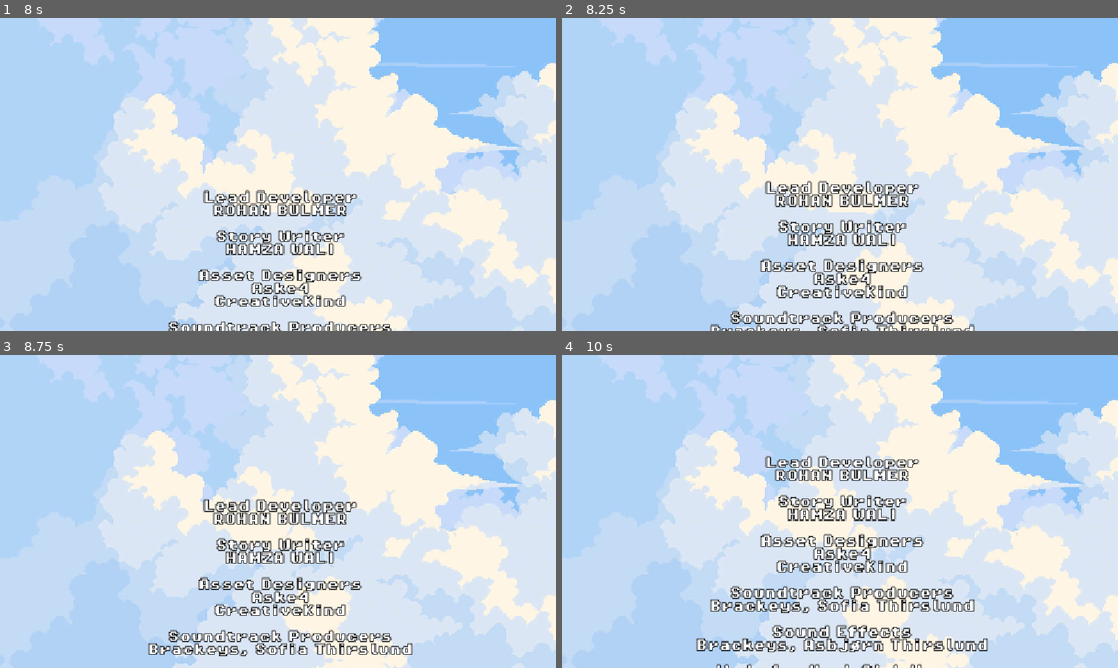
Above: before the commit, frames 1-4 (two rows, left to right).
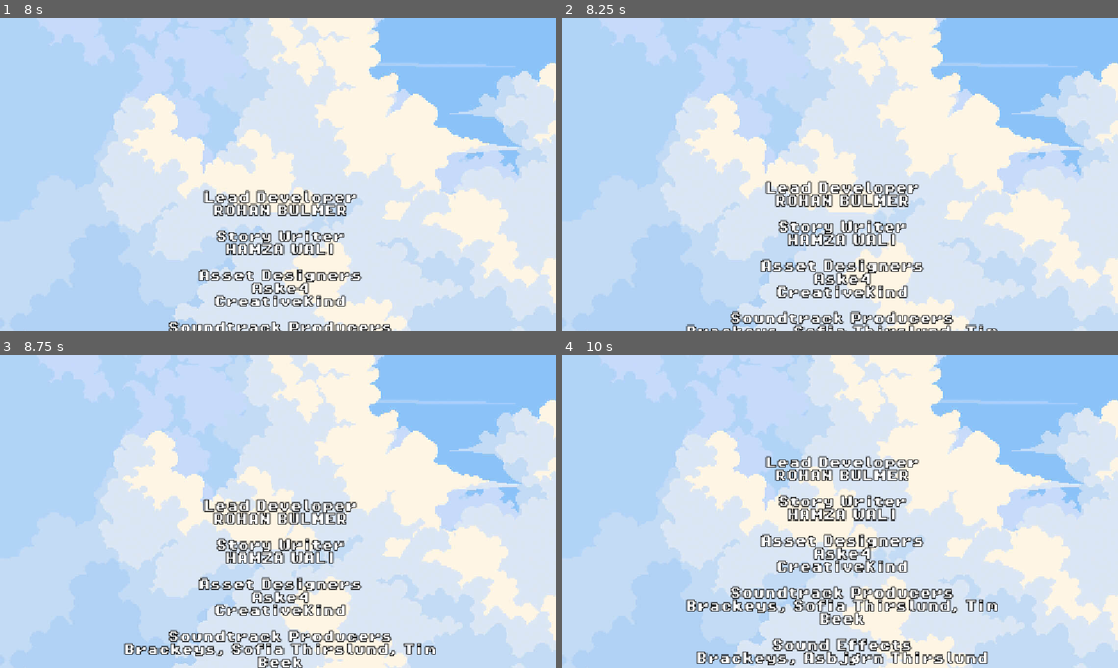
Above: after the commit, the same moments.

Repository: Diode-exe/second-wind
Game: Godot game, scene res://scenes/end_screen.tscn
Same seed, same stepped clock (60 frames per second), same inputs: the game is played once before the commit and once after it. This scene is started directly instead of the project's main scene.
Inputs:
- Up to frame 1 (8 s): tap Enter (ui_accept) at 0.5, 0.77, 1.07, 1.25, 1.52, 1.82, 2.75, 3.02, 3.32, 3.77, 4.07, 4.52, 4.82, 6.02, 6.32, 6.77, 7.07, 7.52, 7.82 s; hold Right (right_arrow) 0.53-2.03 s; tap Space (space) every 1.5 s from 0.6 to 6.6 s; tap T (t_key) every 1.5 s from 1.35 to 7.35 s; tap R (reset) at 2, 3.5 s; hold Left (left_arrow) 2.03-2.78 s; hold Right (right_arrow) 2.78-4.28 s; hold Left (left_arrow) 4.28-5.03 s; hold Right (right_arrow) 5.03-5.78 s; hold Left (left_arrow) 5.78-7.28 s; hold Right (right_arrow) from 7.28 s (still down)
- Up to frame 2 (8.25 s): keep holding Right (right_arrow); tap Space (space) at 8.1 s
- Up to frame 3 (8.75 s): keep holding Right (right_arrow)
- Up to frame 4 (10 s): tap T (t_key) at 8.85 s; tap Enter (ui_accept) at 9.02, 9.32, 9.77 s; release Right (right_arrow) at 9.53 s; hold Left (left_arrow) from 9.53 s (still down); tap Space (space) at 9.6 s

Frame 1 is identical in both runs. In frame 2, 0.6% of the frame differs, in the area x 22-79%, y 97-100%; in frame 3, 1.6%; in frame 4, 5.5%, in the area x 22-79%, y 78-100%.

Commit message:
credits update

Diff:
--- a/scenes/end_screen.tscn
+++ b/scenes/end_screen.tscn
@@ -120,7 +120,7 @@
 CreativeKind
 
 Soundtrack Producers
-Brackeys, Sofia Thirslund
+Brackeys, Sofia Thirslund, Tim Beek
 
 Sound Effects
 Brackeys, Asbjørn Thirslund
